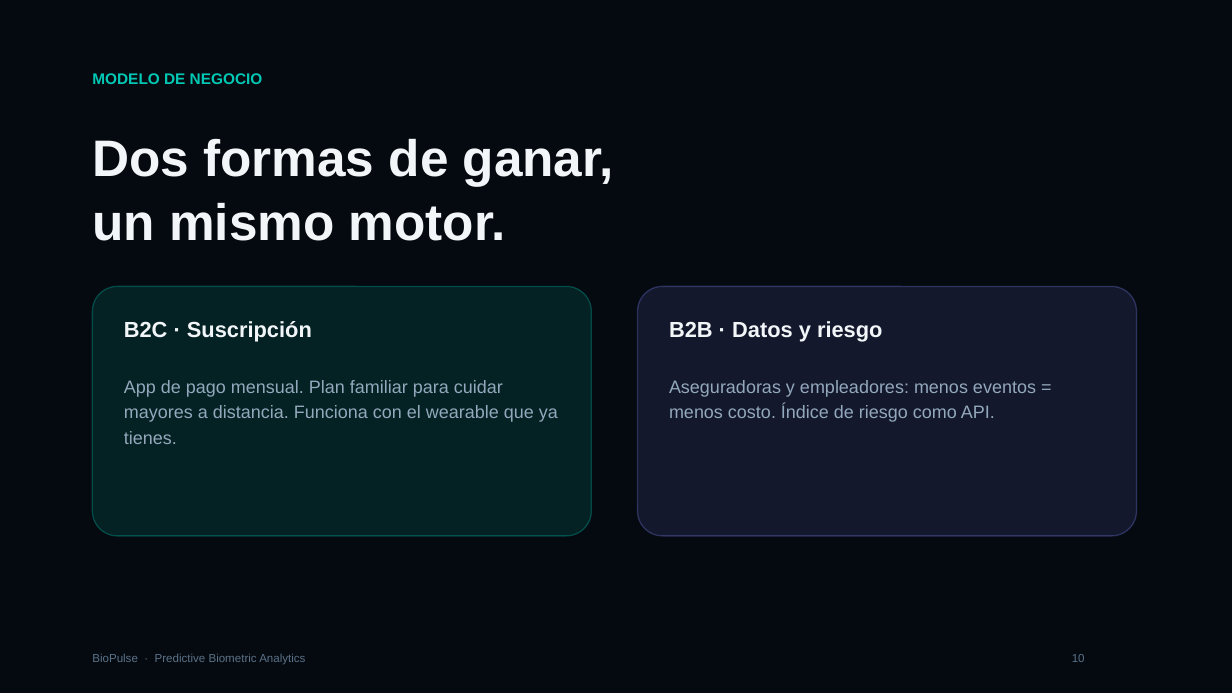
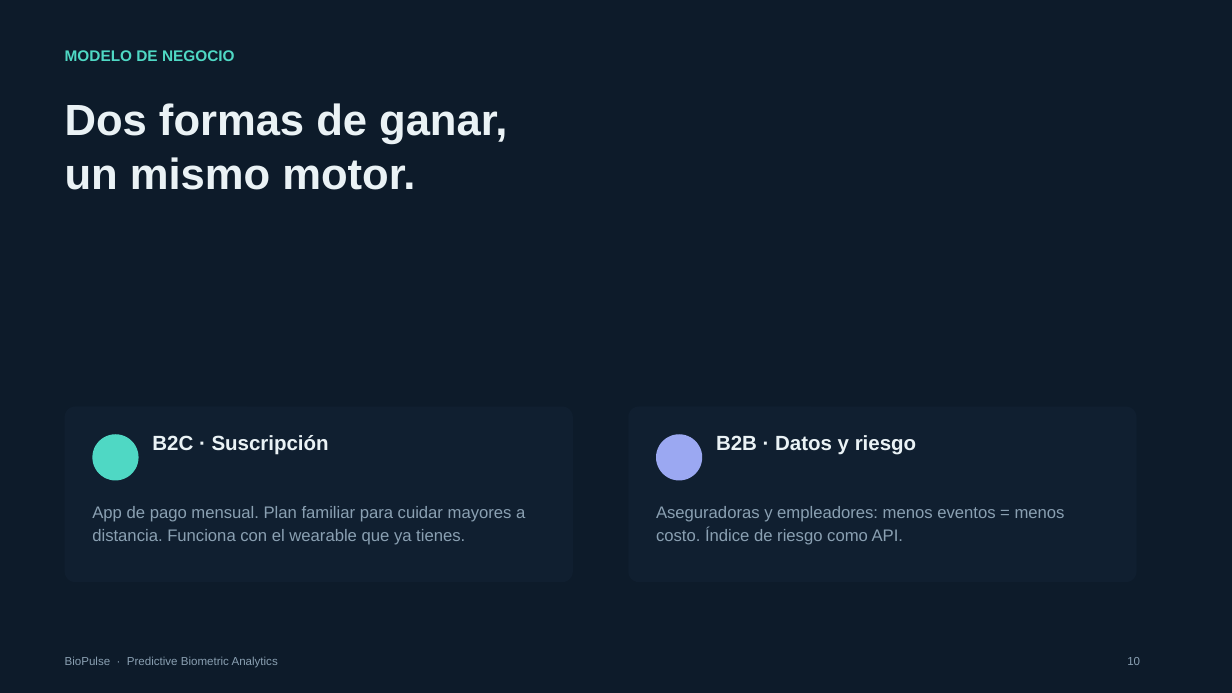
Before and after one commit to Emelecto/Bio-Pulse, a slide deck: slide 10 of pitch/BioPulse_Pitch_App_Actual.pptx. Drawn at 1232x693 pixels with LibreOffice and Linux fonts; fonts in the diff are those of the drawing. Boxes give left, top, right and bottom in pixels: in the first picture for what was removed or moved away, otherwise in the second. Text is boxed around its words. In the diff, an @@ line names an element or a change of style, - is before the commit and + after.

Commit message:
Pitch App Actual: rediseno minimalista con estilo de la presentacion anterior (sin imagenes AI)
- Mismas coordenadas/grilla que BioPulse_Pitch_Final: kicker T0.5, headline T1.0,
  cards W3.80 H1.90 en columnas 0.70/4.90/9.10, punto acento, footer T7.08
- 0 imagenes: estilo limpio, solo tipografia y tarjetas de color
- Contenido 100% app actual: BioScore, Riesgo, Sleep, Coach, Tu Laboratorio
  (mapa energia + forecast), Bienestar+Coach, diferenciacion, traccion, mercado, modelo, inversion
- Eliminadas imagenes AI (bp_hero_bg.png, bp_rings.png) del deck

```diff
--- a/pitch/BioPulse_Pitch_App_Actual.pptx
+++ b/pitch/BioPulse_Pitch_App_Actual.pptx
@@ rectangle at [0,0,1232,693]: fill #050A10 to #0D1B2A @@
@@ text "MODELO DE NEGOCIO": place and size @@
-text "MODELO DE NEGOCIO" at [92,73,263,84]
+text "MODELO DE NEGOCIO" at [65,50,235,61]
@@ text "MODELO DE NEGOCIO" at [65,50,235,61]: text colour #00C8B4 to #4FD8C4 @@
@@ text "Dos formas de ganar, un ...": place and size @@
-text "Dos formas de ganar, un ..." at [92,138,614,241]
+text "Dos formas de ganar, un ..." at [65,103,507,190]
@@ text "Dos formas de ganar, un ..." at [65,103,507,190]: size 40 to 34 pt, text colour #F2F6F8 to #EAF2F5; line spacing 1.04 to 1.02 @@
@@ rounded rectangle: place and size @@
-rounded rectangle at [92,287,592,536]
+rounded rectangle at [65,407,573,582]
@@ rounded rectangle at [65,407,573,582]: fill #00C8B4 at 12% opacity to #101F30; outline #00C8B4 1 pt to none; proportions changed @@
@@ rounded rectangle: place and size @@
-rounded rectangle at [638,287,1137,536]
+rounded rectangle at [628,407,1137,582]
@@ rounded rectangle at [628,407,1137,582]: fill #7C84F8 at 12% opacity to #101F30; outline #7C84F8 1 pt to none; proportions changed @@
@@ ellipse added at [92,434,139,481], fill #4FD8C4 @@
@@ text "B2C · Suscripción": place and size @@
-text "B2C · Suscripción" at [124,321,312,342]
+text "B2C · Suscripción" at [152,435,329,455]
@@ text "B2C · Suscripción" at [152,435,329,455]: size 17 to 16 pt, text colour #F2F6F8 to #EAF2F5 @@
@@ ellipse added at [656,434,702,481], fill #9BA8F2 @@
@@ text "B2B · Datos y riesgo" at [716,435,916,455]: size 17 to 16 pt, text colour #F2F6F8 to #EAF2F5 @@
@@ text "B2B · Datos y riesgo": place and size @@
-text "B2B · Datos y riesgo" at [669,321,883,342]
+text "B2B · Datos y riesgo" at [716,435,916,455]
@@ text "App de pago mensual. Plan ..." at [92,506,525,545]: size 14 to 13 pt, text colour #93A8BC to #8AA0B2; line spacing 1.18 to 1.15 @@
@@ text "App de pago mensual. Plan ...": place and size @@
-text "App de pago mensual. Plan ..." at [124,380,558,444]
+text "App de pago mensual. Plan ..." at [92,506,525,545]
@@ text "Aseguradoras y empleadores: menos eventos ...": place and size @@
-text "Aseguradoras y empleadores: menos eventos ..." at [669,380,1036,422]
+text "Aseguradoras y empleadores: menos eventos ..." at [656,506,1065,545]
@@ text "Aseguradoras y empleadores: menos eventos ..." at [656,506,1065,545]: size 14 to 13 pt, text colour #93A8BC to #8AA0B2; line spacing 1.18 to 1.15 @@
@@ text "BioPulse · Predictive Biometric Analytics": place and size @@
-text "BioPulse · Predictive Biometric Analytics" at [92,653,305,664]
+text "BioPulse · Predictive Biometric Analytics" at [65,656,278,668]
@@ text "BioPulse · Predictive Biometric Analytics" at [65,656,278,668]: text colour #5A7288 to #8AA0B2 @@
@@ text "10" at [1127,657,1140,665]: text colour #5A7288 to #8AA0B2 @@
@@ text "10": place and size @@
-text "10" at [1072,654,1085,662]
+text "10" at [1127,657,1140,665]
```
Also in this commit, not shown: 10 other slides changed, 1 other file.
